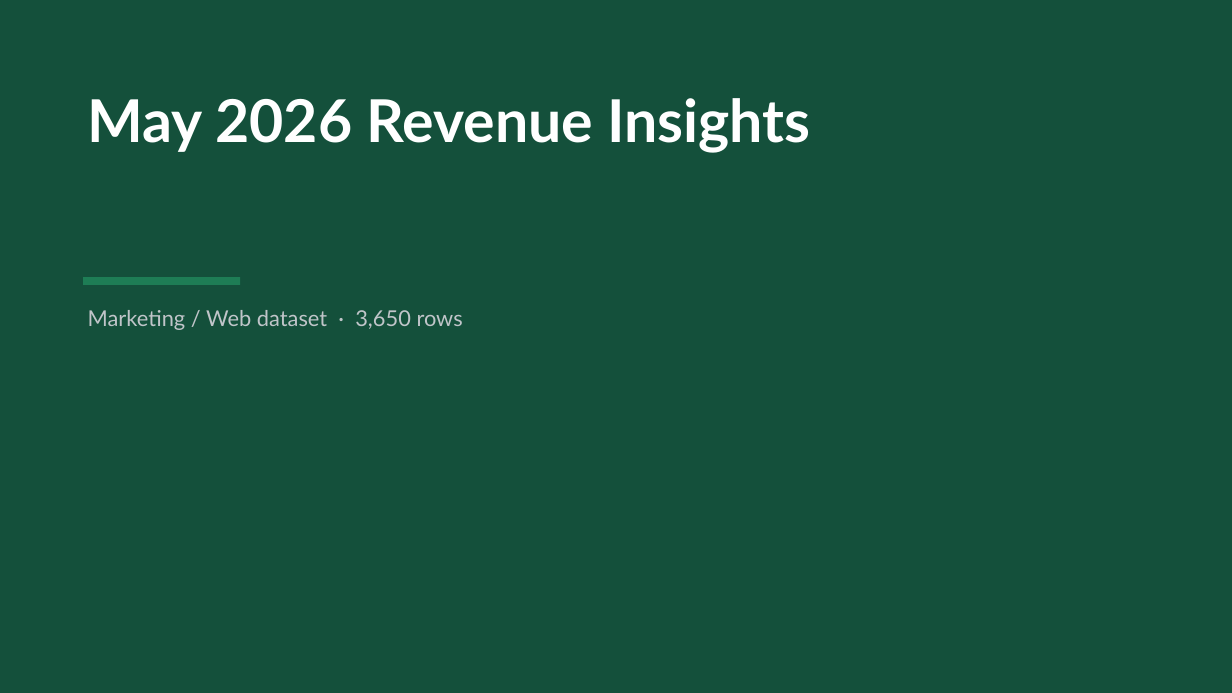
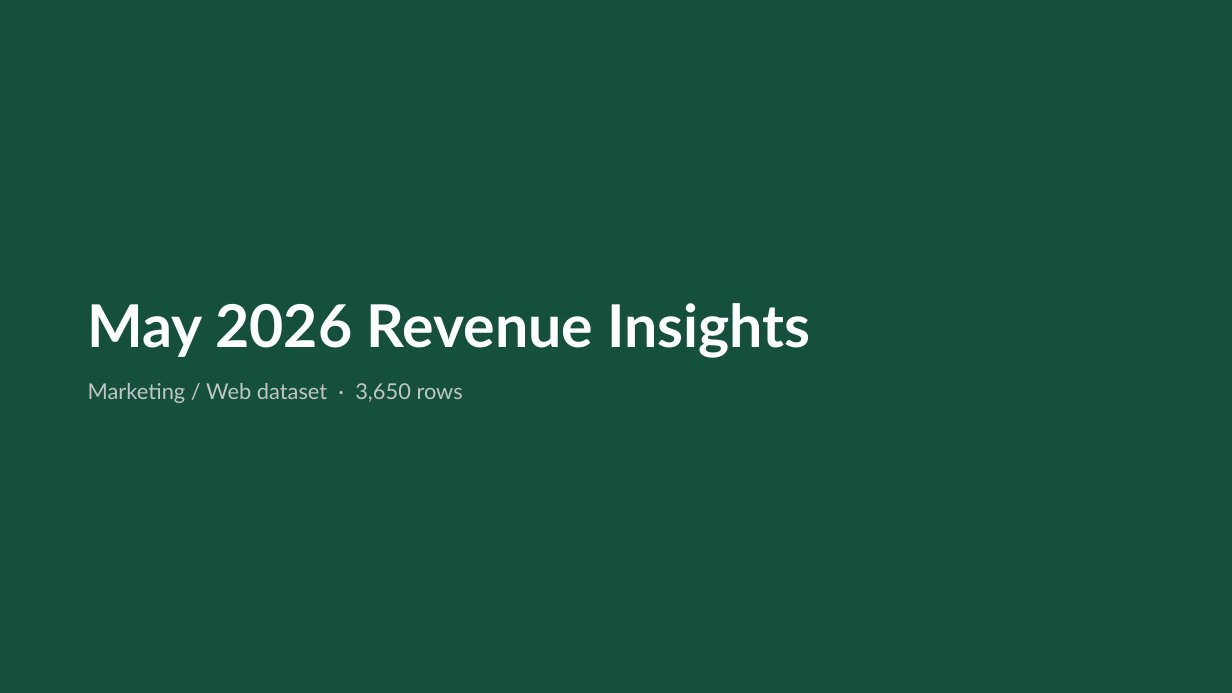
Before and after one commit to AronSarosi/ai-report-generator, a slide deck: slide 1 of app/examples/marketing_analytics/report.pptx. Drawn at 1232x693 pixels with LibreOffice and Linux fonts; fonts in the diff are those of the drawing. Boxes give left, top, right and bottom in pixels: in the first picture for what was removed or moved away, otherwise in the second. Text is boxed around its words. In the diff, an @@ line names an element or a change of style, - is before the commit and + after.

```diff
--- a/app/examples/marketing_analytics/report.pptx
+++ b/app/examples/marketing_analytics/report.pptx
@@ text "May 2026 Revenue Insights": place and size @@
-text "May 2026 Revenue Insights" at box(88, 98, 811, 153)
+text "May 2026 Revenue Insights" at box(88, 303, 811, 403)
@@ text "May 2026 Revenue Insights" at box(88, 303, 811, 403): vertical alignment top to middle @@
@@ rectangle removed at box(83, 277, 240, 285) @@
@@ text at box(88, 303, 811, 358): more space between paragraphs @@
@@ text removed at box(88, 310, 463, 330) @@
-Marketing / Web dataset · 3,650 rows
@@ text at box(88, 383, 463, 403): paragraph added @@
+Marketing / Web dataset · 3,650 rows
```
Also in this commit, not shown: 14 other files.
